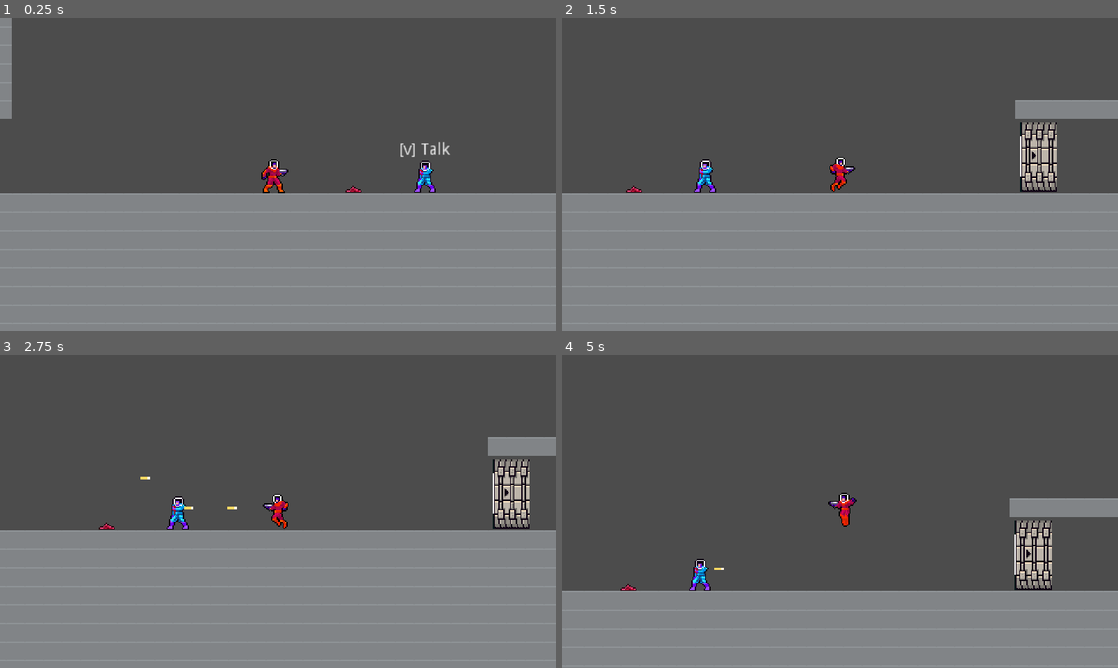
Above: before the commit, frames 1-4 (two rows, left to right).
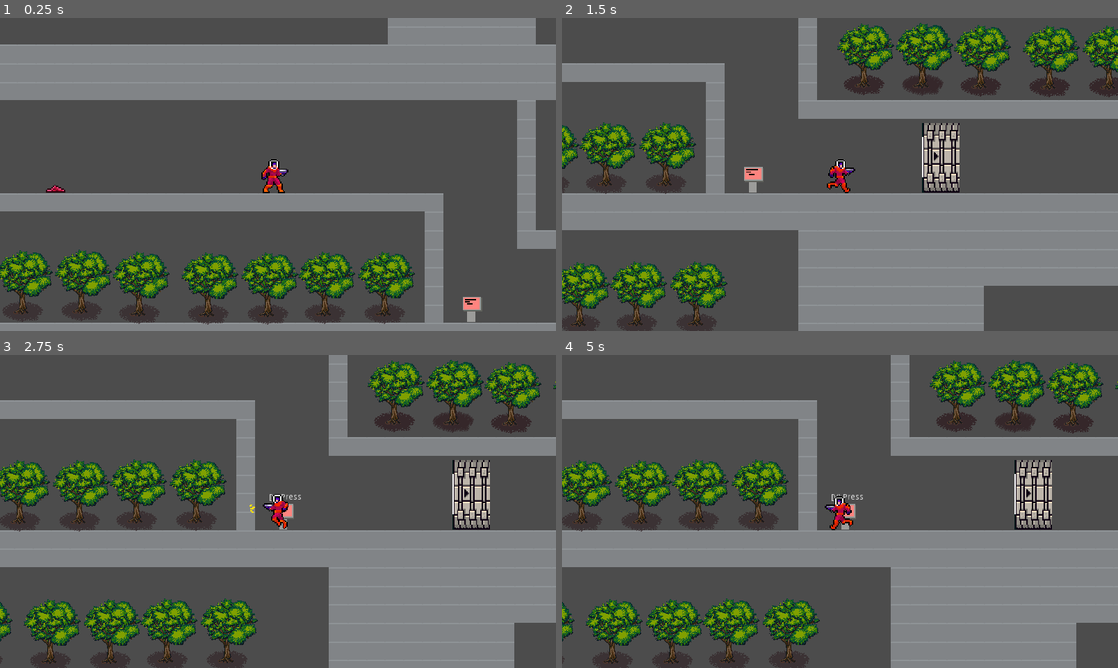
Above: after the commit, the same moments.

Repository: JuroUhlar/red_cascade
Game: Godot game, scene res://scenes/Level.tscn
Same seed, same stepped clock (60 frames per second), same inputs: the game is played once before the commit and once after it. The engine's default icon, where the game draws it, is replaced by a stand-in: a white triangle on a blue panel in a dark square.
Inputs:
- Up to frame 1 (0.25 s): no input
- Up to frame 2 (1.5 s): hold D (move_right) from 0.53 s (still down); tap X (dash) at 0.6 s; tap Space (jump) at 0.77 s; tap V (interact) at 1.35 s
- Up to frame 3 (2.75 s): tap Space (jump) at 1.52 s; release D (move_right) at 2.03 s; hold A (move_left) from 2.03 s (still down); hold Z (shoot) from 2.03 s (still down)
- Up to frame 4 (5 s): release A (move_left) at 2.78 s; release Z (shoot) at 2.78 s; hold D (move_right) 2.78-4.28 s; tap X (dash) at 2.85 s; tap Space (jump) at 3.02, 3.77, 4.52 s; tap V (interact) at 3.6 s; hold A (move_left) from 4.28 s (still down); tap Z (shoot) at 4.35 s

The runs differ from the first frame. In frame 1, 56% of the frame differs, in the area x 0-100%, y 0-98%; in frame 2, 37%; in frame 3, 40%; in frame 4, 50%.

Commit message:
Enemy stoppers

Diff:
--- a/project.godot
+++ b/project.godot
@@ -111,6 +111,7 @@
 2d_physics/layer_2="enemies"
 2d_physics/layer_3="objects"
 2d_physics/layer_4="world"
+2d_physics/layer_5="enemy_triggers"
 
 [rendering]
 
--- a/scenes/Enemy.tscn
+++ b/scenes/Enemy.tscn
@@ -61,7 +61,7 @@
 
 [node name="Enemy" type="KinematicBody2D"]
 collision_layer = 2
-collision_mask = 12
+collision_mask = 28
 script = ExtResource( 1 )
 
 [node name="CollisionShape2D" type="CollisionShape2D" parent="."]
--- /dev/null
+++ b/scenes/Enemy_stopper.tscn
@@ -0,0 +1,13 @@
+[gd_scene load_steps=2 format=2]
+
+[sub_resource type="RectangleShape2D" id=1]
+
+[node name="Enemy_stopper" type="StaticBody2D"]
+collision_layer = 16
+collision_mask = 2
+__meta__ = {
+"_edit_group_": true
+}
+
+[node name="CollisionShape2D" type="CollisionShape2D" parent="."]
+shape = SubResource( 1 )
--- a/scenes/Level.tscn
+++ b/scenes/Level.tscn
@@ -11,11 +11,12 @@
 [ext_resource path="res://scenes/Button.tscn" type="PackedScene" id=9]
 [ext_resource path="res://scenes/Door.tscn" type="PackedScene" id=10]
 [ext_resource path="res://scenes/Dash_upgrade.tscn" type="PackedScene" id=11]
-[ext_resource path="res://scenes/Dialogue.tscn" type="PackedScene" id=12]
-[ext_resource path="res://assets/UI/npc_avatar.png" type="Texture" id=13]
-[ext_resource path="res://assets/UI/avatar.png" type="Texture" id=14]
-[ext_resource path="res://icon.png" type="Texture" id=15]
-[ext_resource path="res://assets/Background/green tree.png" type="Texture" id=16]
+[ext_resource path="res://scenes/Enemy_stopper.tscn" type="PackedScene" id=12]
+[ext_resource path="res://scenes/Dialogue.tscn" type="PackedScene" id=13]
+[ext_resource path="res://assets/UI/npc_avatar.png" type="Texture" id=14]
+[ext_resource path="res://assets/UI/avatar.png" type="Texture" id=15]
+[ext_resource path="res://icon.png" type="Texture" id=16]
+[ext_resource path="res://assets/Background/green tree.png" type="Texture" id=17]
 
 [sub_resource type="ConvexPolygonShape2D" id=1]
 points = PoolVector2Array( 0, 0, 16, 0, 16, 16, 0, 16 )
@@ -77,7 +78,7 @@
 secondary_dialogue_path = NodePath("../CanvasLayer/Dialogue_friend_secondary")
 
 [node name="Player" parent="." instance=ExtResource( 3 )]
-position = Vector2( 3029.66, 14.5704 )
+position = Vector2( 1793.46, -359.252 )
 
 [node name="Turrets" type="Node" parent="."]
 
@@ -259,30 +260,34 @@
 position = Vector2( 4323.36, -544.62 )
 dialog_path = NodePath("../../CanvasLayer/Dash_info")
 
+[node name="Enemy_stopper" parent="Objects" instance=ExtResource( 12 )]
+position = Vector2( 1925.59, -345.286 )
+collision_layer = 16
+
 [node name="CanvasLayer" type="CanvasLayer" parent="."]
 pause_mode = 2
 
-[node name="Dialogue_friend_primary" parent="CanvasLayer" instance=ExtResource( 12 )]
+[node name="Dialogue_friend_primary" parent="CanvasLayer" instance=ExtResource( 13 )]
 visible = false
 texts = [ "Good to see you buddy! We are fucked!", "[Name]! Are you alright? Your leg...", "Yeah... I am not going anyw …(261 unchanged characters)…
-avatarTextures = [ ExtResource( 13 ), ExtResource( 14 ), ExtResource( 13 ), ExtResource( 14 ), ExtResource( 13 ), ExtResource( 14 ) ]
-
-[node name="Dialogue_friend_secondary" parent="CanvasLayer" instance=ExtResource( 12 )]
+avatarTextures = [ ExtResource( 14 ), ExtResource( 15 ), ExtResource( 14 ), ExtResource( 15 ), ExtResource( 14 ), ExtResource( 15 ) ]
+
+[node name="Dialogue_friend_secondary" parent="CanvasLayer" instance=ExtResource( 13 )]
 visible = false
 texts = [ "Hurry! Stop the fire!" ]
-avatarTextures = [ ExtResource( 13 ) ]
-
-[node name="Dash_info" parent="CanvasLayer" instance=ExtResource( 12 )]
+avatarTextures = [ ExtResource( 14 ) ]
+
+[node name="Dash_info" parent="CanvasLayer" instance=ExtResource( 13 )]
 visible = false
 texts = [ "Nice! Press [X] to dash. Combine with arrows to dash up or diagonally." ]
-avatarTextures = [ ExtResource( 15 ) ]
-
-[node name="Dialogue_water_button" parent="CanvasLayer" instance=ExtResource( 12 )]
+avatarTextures = [ ExtResource( 16 ) ]
+
+[node name="Dialogue_water_button" parent="CanvasLayer" instance=ExtResource( 13 )]
 visible = false
 texts = [ "Activating fire suppresson now.", "Do it!" ]
 end_trigger_target_Path = NodePath("../Dialogue_after_button_pressed")
 
-[node name="Dialogue_after_button_pressed" parent="CanvasLayer" instance=ExtResource( 12 )]
+[node name="Dialogue_after_button_pressed" parent="CanvasLayer" instance=ExtResource( 13 )]
 visible = false
 margin_left = 100.918
 margin_top = 80.4171
--- a/scripts/Enemy.gd
+++ b/scripts/Enemy.gd
@@ -56,6 +56,7 @@
 	$Sprite.play("spawn")
 	yield($Sprite, "animation_finished")
 	$CollisionShape2D.scale = Vector2.ONE
+	follow_player()
 	$nav_timer.start()
 	active = true
 
@@ -63,7 +64,9 @@
 	if(!active and body.is_in_group("player")):
 		activate()
 
+func follow_player():
+	if ($RayCast_left.is_colliding() and sign(_velocity.x) == 1) or ($RayCast_right.is_colliding() and sign(_velocity.x) == -1):
+		_velocity.x *= -1.0
 
 func _on_nav_timer_timeout():
-	if ($RayCast_left.is_colliding() and sign(_velocity.x) == 1) or ($RayCast_right.is_colliding() and sign(_velocity.x) == -1):
-		_velocity.x *= -1.0
+	follow_player()
Not shown: 2 places in scenes/Level.tscn that only renumber resources
